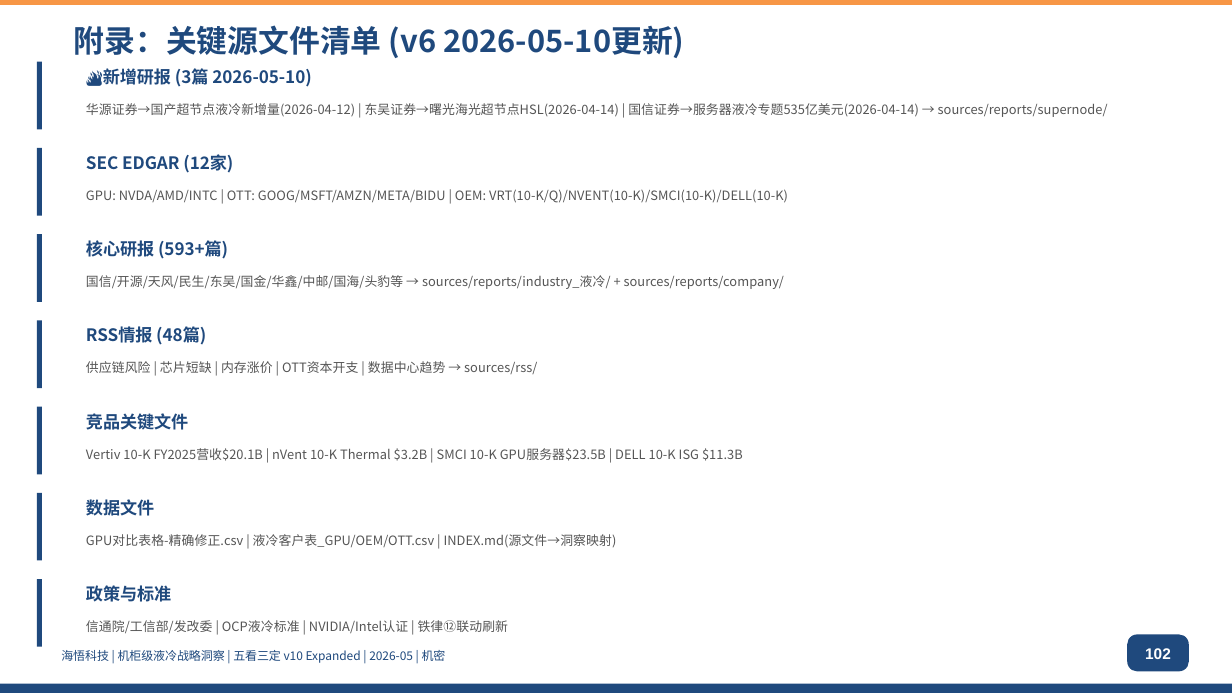
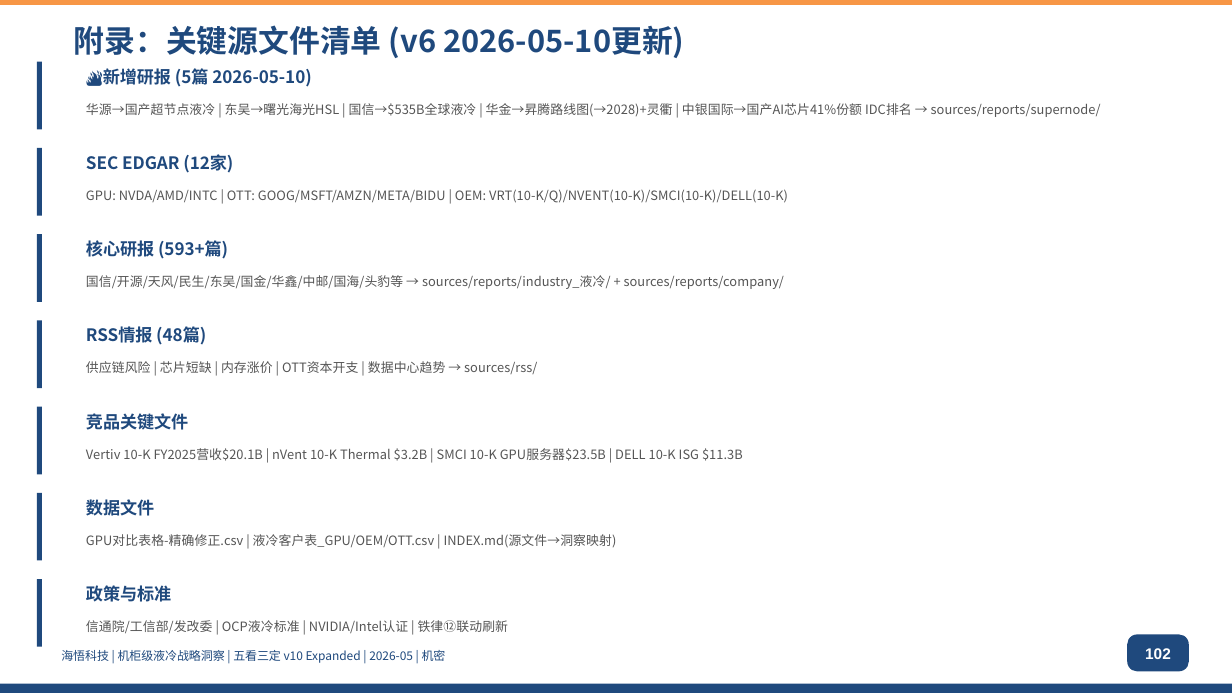
Before and after one commit to marshall9900/liquid-cooling-ecosystem, a slide deck: slide 102 of analysis/liquid-cooling/ppt/v9-expanded-r4/output/海悟液冷五看三定-v9-Expanded-R4.pptx. Drawn at 1232x693 pixels with LibreOffice and Linux fonts; fonts in the diff are those of the drawing. Boxes give left, top, right and bottom in pixels: in the first picture for what was removed or moved away, otherwise in the second. Text is boxed around its words. In the diff, an @@ line names an element or a change of style, - is before the commit and + after.

Commit message:
feat: 中银国际研报归档 — IDC国产AI芯片份额41%×英伟达腰斩×7家排名
- 新增研报: 中银国际(2026-04-08) 国产芯片出货165万张/英伟达220万/华为81.2万领跑
- IDC首次公布7家排名: 华为20%>平头哥6.4%>昆仑芯=寒武纪各2.9%>海光2%>沐曦1.7%>天数1.3%
- 液冷影响: 仅国产芯片冷板需求45-60万片(2025)→翻倍至80-100万+(2026E)
- v10: slide-06+slide-08新增国产芯片份额数据
- Expanded R4: s102源文件清单更新(5篇)

```diff
--- a/analysis/liquid-cooling/ppt/v9-expanded-r4/output/海悟液冷五看三定-v9-Expanded-R4.pptx
+++ b/analysis/liquid-cooling/ppt/v9-expanded-r4/output/海悟液冷五看三定-v9-Expanded-R4.pptx
@@ text at (103, 68, 312, 87): text changed @@
-🔥新增研报 (3篇 2026-05-10)
+🔥新增研报 (5篇 2026-05-10)
@@ text at (86, 103, 1101, 117): text changed @@
-华源证券→国产超节点液冷新增量(2026-04-12) | 东吴证券→曙光海光超节点HSL(2026-04-14) | 国信证券→服务器液冷专题535亿美元(2026-04-14) → sources/reports/supernode/
+华源→国产超节点液冷 | 东吴→曙光海光HSL | 国信→$535B全球液冷 | 华金→昇腾路线图(→2028)+灵衢 | 中银国际→国产AI芯片41%份额 IDC排名 → sources/reports/supernode/
```
Also in this commit, not shown: 6 other files.
